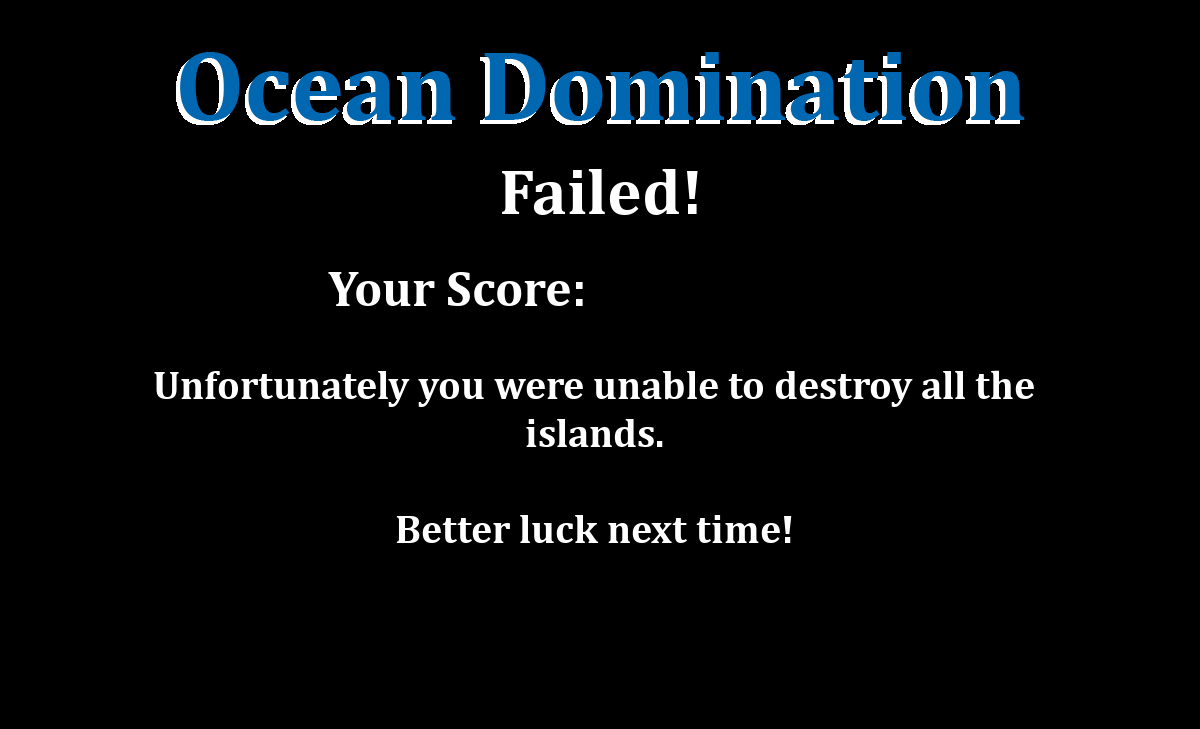
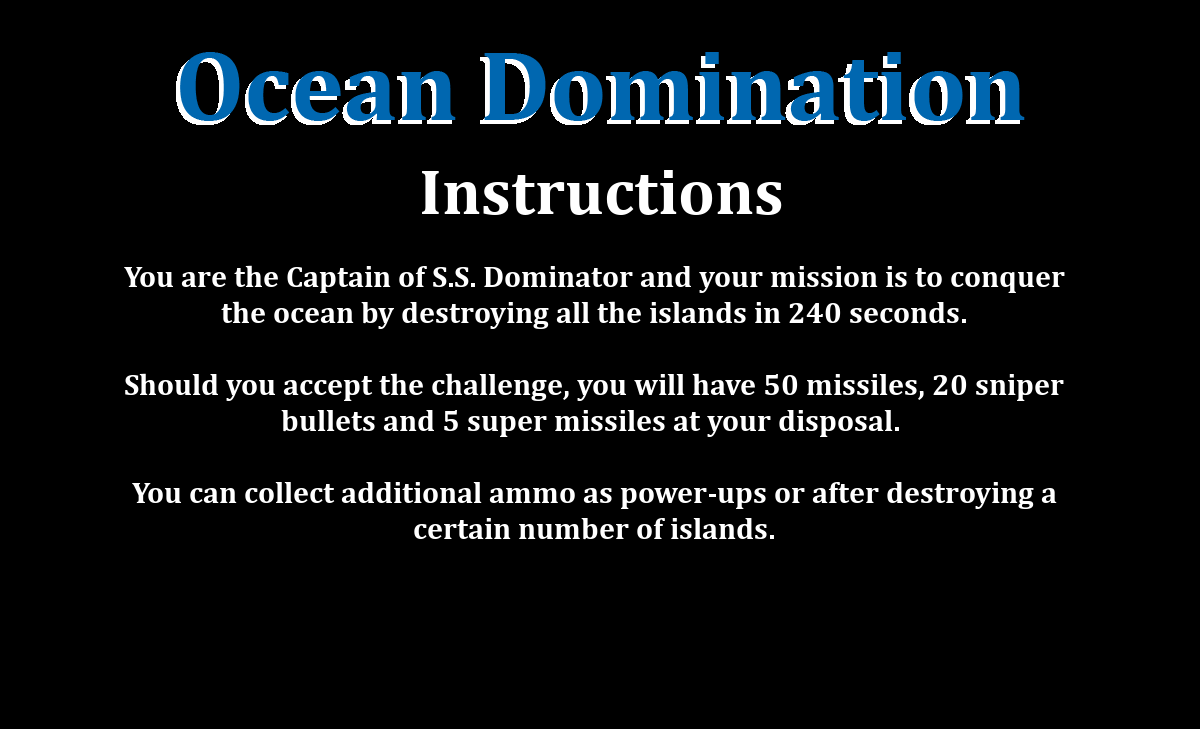
Layers edited between the first and the second 1200×729 image:
hid "Your Score:" over (328, 272, 583, 306)
renamed "Unfortunately you were unable ..." to "You are the Captain of S.S. Do...", painted on it over (124, 265, 1065, 543)
renamed "Failed!" to "Instructions", painted on it over (422, 169, 782, 215)
